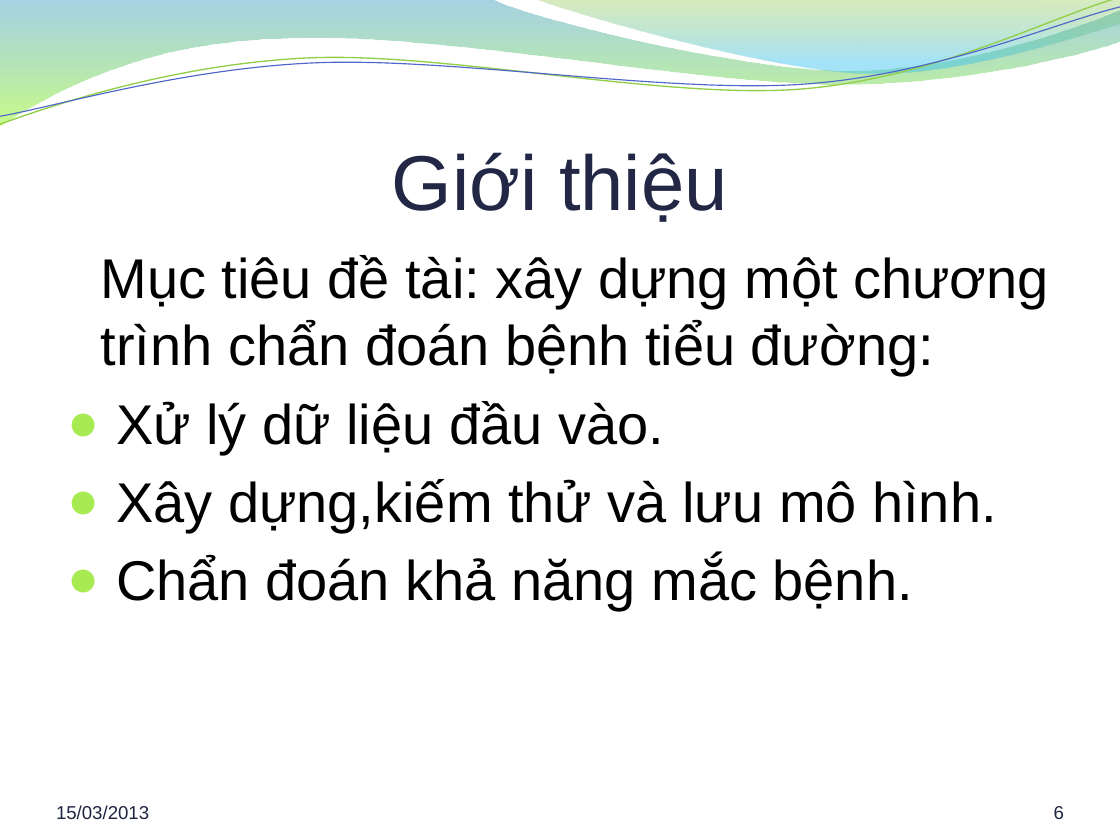
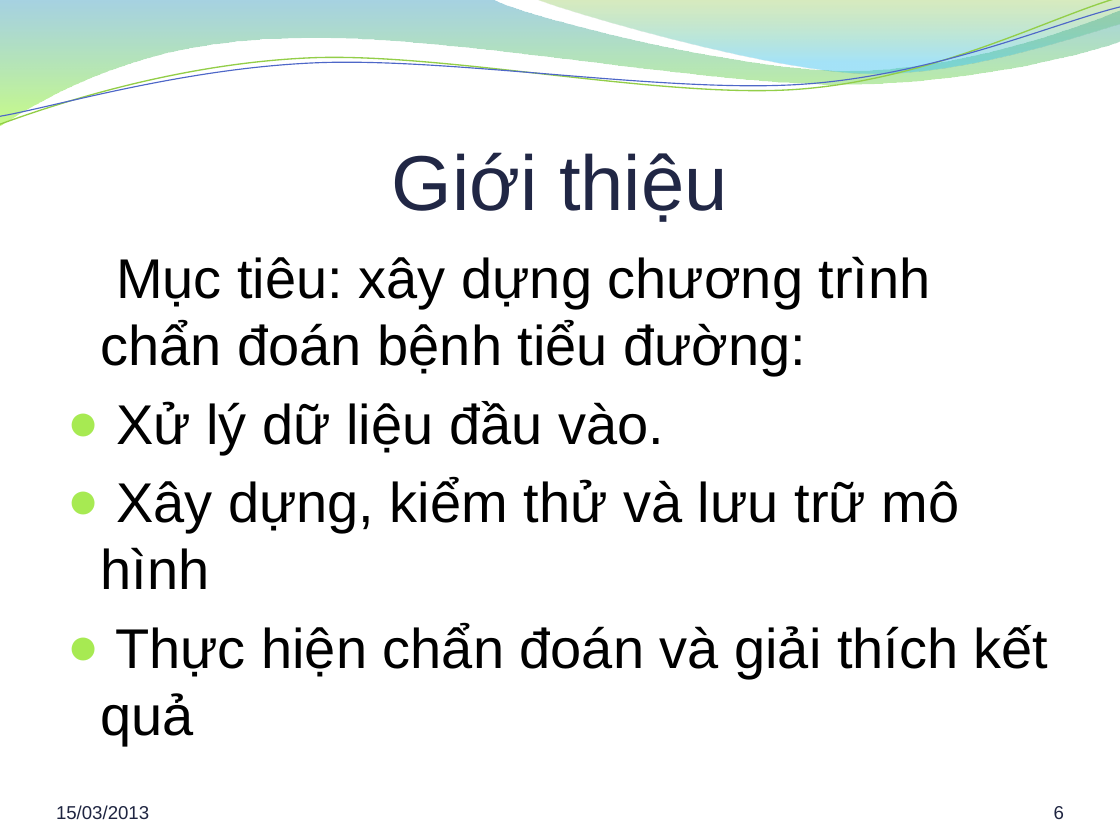
Before and after one commit to hung94it/benhvien, a slide deck: slide 6 of Diabetes/Documents/Report/Bao cao khoa luan.pptx. Drawn at 1120x840 pixels with LibreOffice and Linux fonts; fonts in the diff are those of the drawing; background and template pictures are left out. Boxes give left, top, right and bottom in pixels: in the first picture for what was removed or moved away, otherwise in the second. Text is boxed around its words. In the diff, an @@ line names an element or a change of style, - is before the commit and + after.

```diff
--- a/Diabetes/Documents/Report/Bao cao khoa luan.pptx
+++ b/Diabetes/Documents/Report/Bao cao khoa luan.pptx
@@ text at bbox=[101, 256, 931, 375]: text changed @@
-Mục tiêu đề tài: xây dựng một chương trình chẩn đoán bệnh tiểu đường:
+Mục tiêu: xây dựng chương trình chẩn đoán bệnh tiểu đường:
@@ text at bbox=[101, 478, 1049, 745]: text changed @@
-● Xây dựng,kiếm thử và lưu mô hình.
-● Chẩn đoán khả năng mắc bệnh.
+● Xây dựng, kiểm thử và lưu trữ mô hình
+● Thực hiện chẩn đoán và giải thích kết quả
```
Also in this commit, not shown: 1 other slide changed.
